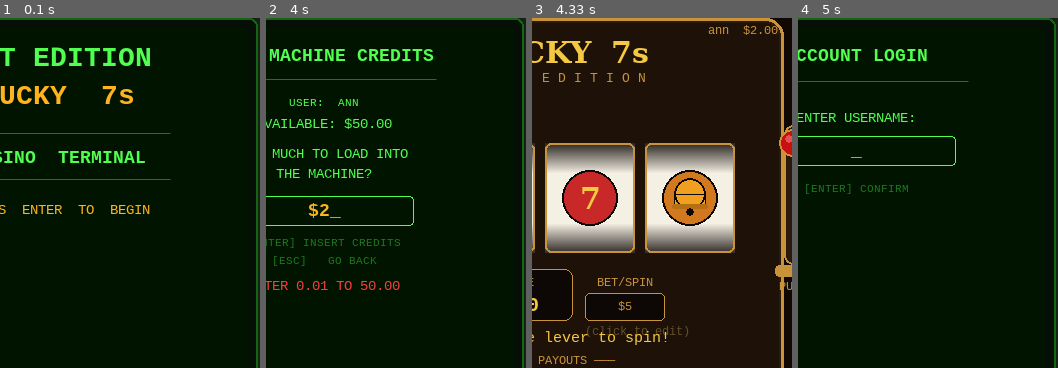
Above: before the commit, frames 1-4 (left to right).
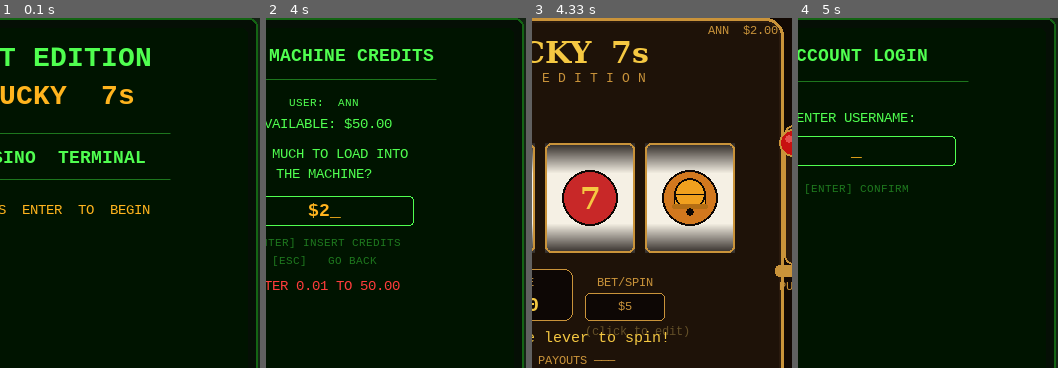
Above: after the commit, the same moments.

Repository: jonorose55-crypto/pygame-internal
Game: pygame game, started from Lucky7sDGT.py
Two runs of this game, one before a commit and one after it. Both use one fixed random seed, a clock stepped at 60 frames per second and the inputs below.
Inputs:
- Up to frame 1 (0.1 s): no input
- Up to frame 2 (4 s): tap Enter at 0.33, 1, 1.35, 2.23 s; type "ann" at 0.67 s; type "a" at 1.22 s; tap 1 at 1.77 s; type "r" at 2.1 s; tap 2 at 2.65 s
- Up to frame 3 (4.33 s): type "o" at 4.08 s; tap Enter at 4.22 s
- Up to frame 4 (5 s): click "CASH OUT" at 4.68 s; tap 3 at 4.97 s
The pictures show only the part of the screen within x 39-89%, y 9-59%; the shares and areas given below are measured in that part.

Frames 1-2 are identical in both runs. In frame 3, less than 0.1% of the frame differs, in the area x 67-76%, y 2-5%; in frame 4, nothing differs.

Commit message:
Updated fix to username input data collection  Achieved V1.1

Diff:
--- a/Lucky7sDGT.py
+++ b/Lucky7sDGT.py
@@ -400,7 +400,7 @@
 
         if self.state == "username":
             if k == pygame.K_RETURN:
-                u = self.input_buf.strip()
+                u = self.input_buf.strip().upper()
                 if not u: return
                 self.username = u
                 if u not in self.accounts:
--- a/dgt_accounts.json
+++ b/dgt_accounts.json
@@ -1,20 +1,5 @@
 {
-  "jono": {
+  "JONO": {
     "cash": 50.0
-  },
-  "Jono": {
-    "cash": 0.0
-  },
-  "eryn": {
-    "cash": 2000.0
-  },
-  "obin": {
-    "cash": 0.0
-  },
-  "William": {
-    "cash": 820.0
-  },
-  "Daniel": {
-    "cash": 1.8
   }
 }
